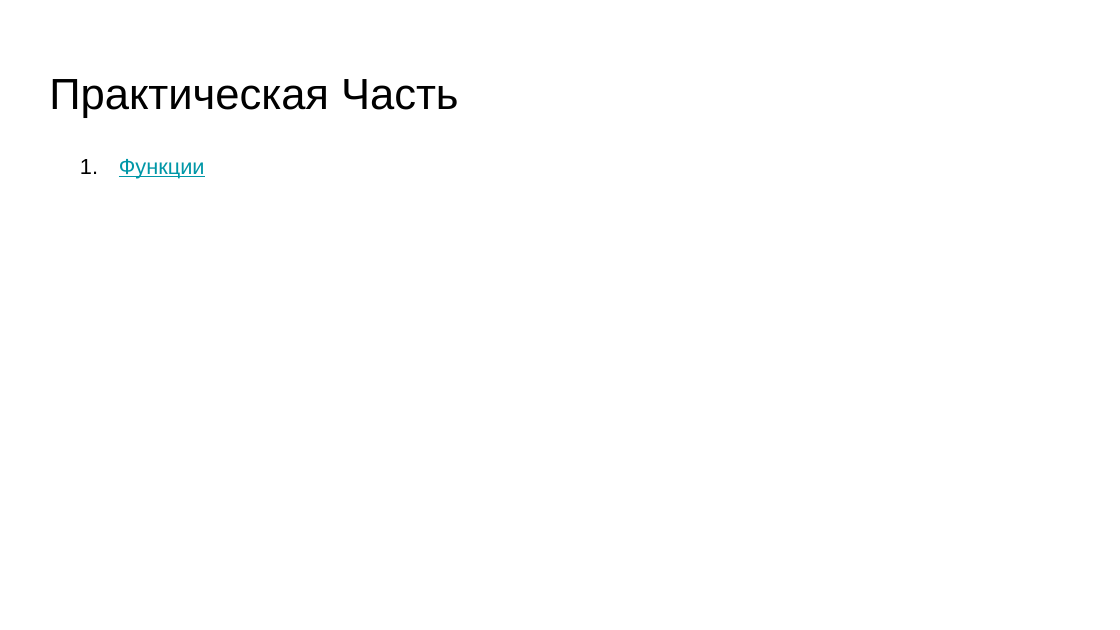
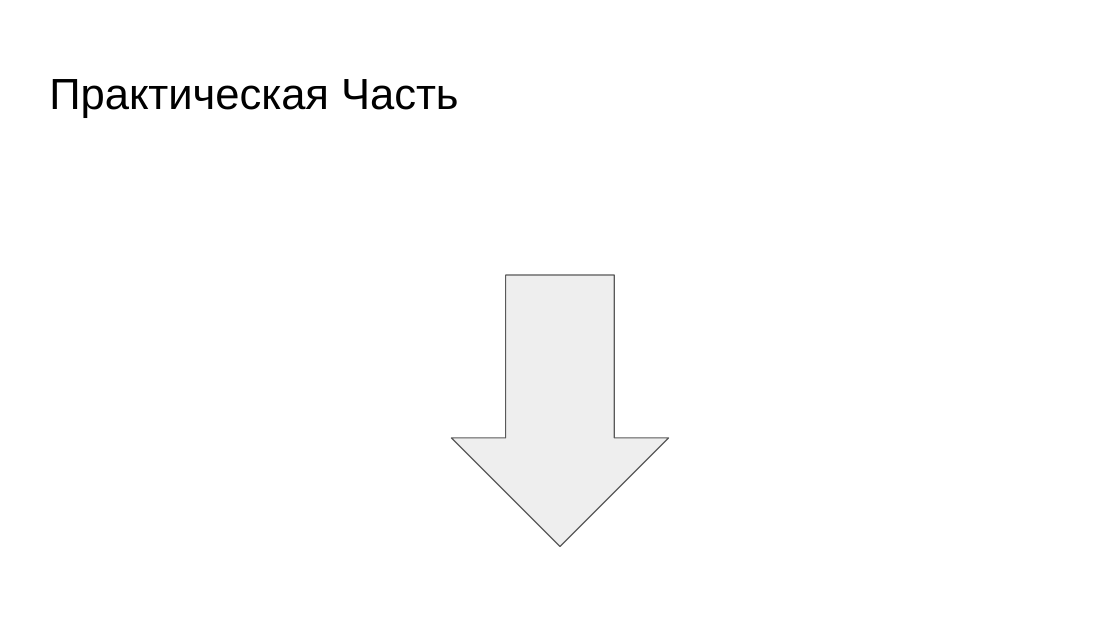
Before and after one commit to skhayrulin/python_course, a slide deck: slide 53 of lecture/Lecture4.pptx (slide 17 before the commit). Drawn at 1120x630 pixels with LibreOffice and Linux fonts; fonts in the diff are those of the drawing. Boxes give left, top, right and bottom in pixels: in the first picture for what was removed or moved away, otherwise in the second. Text is boxed around its words. In the diff, an @@ line names an element or a change of style, - is before the commit and + after.

```diff
--- a/lecture/Lecture4.pptx
+++ b/lecture/Lecture4.pptx
@@ text removed at <box>119,159,205,179</box> @@
-1. Функции
@@ down arrow added at <box>451,276,669,547</box>, fill #EEEEEE, outline #595959 0.75 pt @@
```
Also in this commit, not shown: 10 other slides changed, 42 slides added, 4 slides removed, 1 other file.
